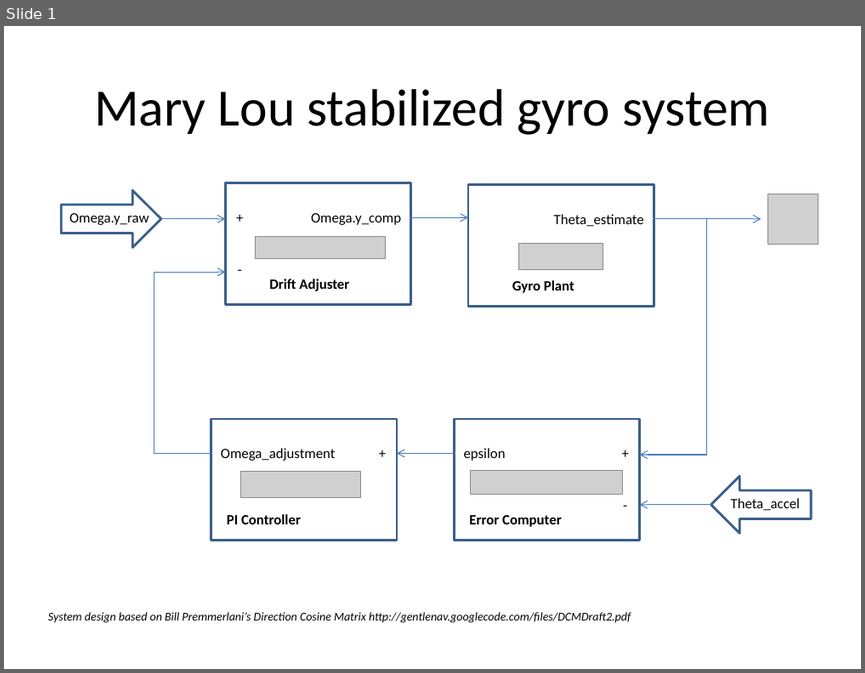
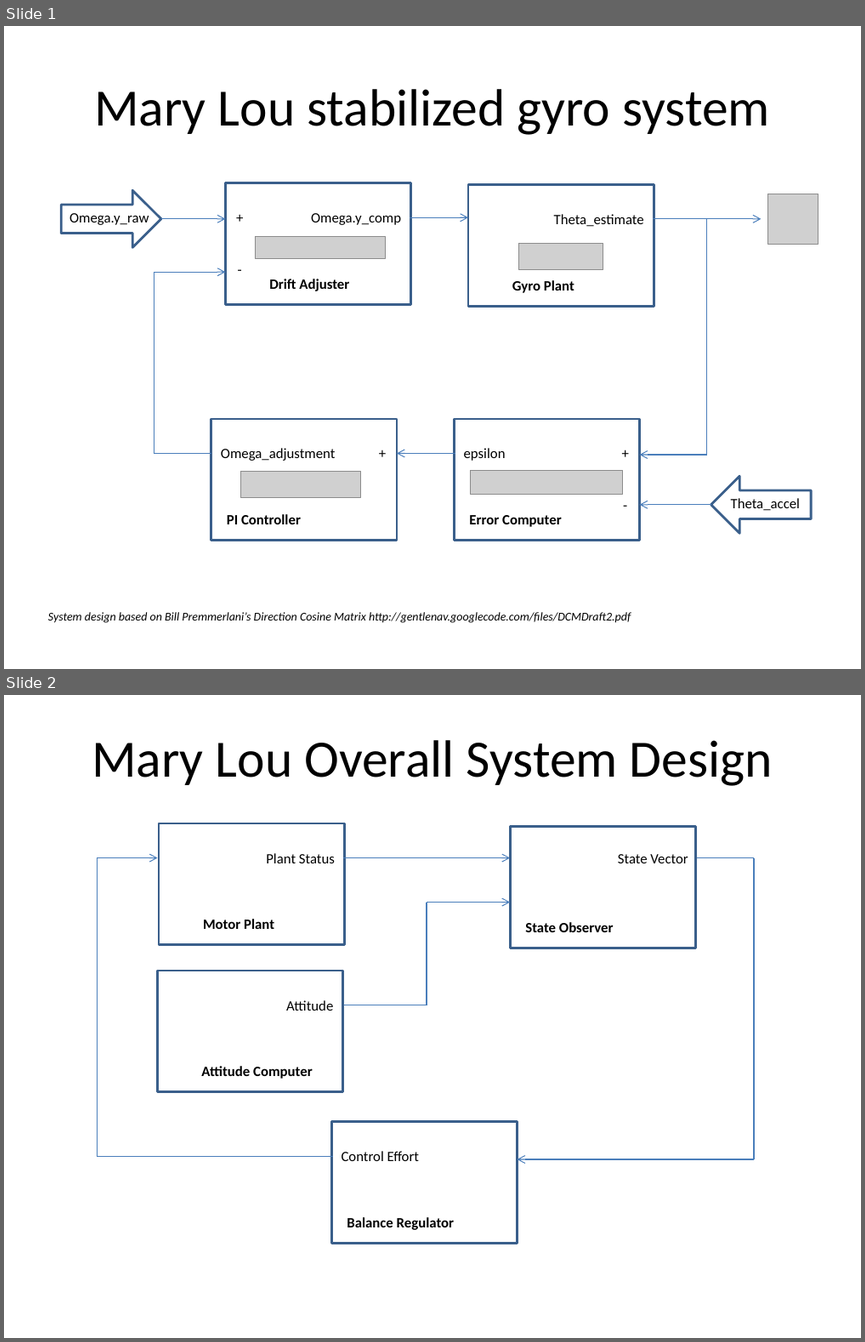
Before and after one commit to zacsketches/MaryLou, a slide deck: Datasheets/Gyro_system.pptx. Shown one above the other, each under a label of ours: slide 1 before the commit, slides 1 and 2 after it. The pictures are 865x673 and 865x1342 pixels, drawn with LibreOffice and Linux fonts; fonts in the diff are those of the drawing; grey boxes stand for pictures. Boxes give left, top, right and bottom in pixels: in the first picture for what was removed or moved away, otherwise in the second. Text is boxed around its words. In the diff, an @@ line names an element or a change of style, - is before the commit and + after.

Commit message:
updated System design

```diff
--- a/Datasheets/Gyro_system.pptx
+++ b/Datasheets/Gyro_system.pptx
@@ slide 2 added at (x1=4, y1=695, x2=861, y2=1338), background #FFFFFF @@
@@ title added at (x1=92, y1=740, x2=772, y2=786), 44 pt, text #000000 @@
+Mary Lou Overall System Design
@@ rectangle added at (x1=159, y1=823, x2=345, y2=945), outline #3A5F8C 2 pt @@
@@ rectangle added at (x1=510, y1=826, x2=695, y2=947), outline #3A5F8C 2 pt @@
@@ line added from (97, 1156) to (97, 858), #4B7EBC 0.75 pt @@
@@ arrow added from (97, 858) to (157, 858), #4B7EBC 0.75 pt @@
@@ text added at (x1=266, y1=853, x2=335, y2=863), 12 pt, text #000000 @@
+Plant Status
@@ arrow added from (343, 858) to (510, 858), #4B7EBC 0.75 pt @@
@@ text added at (x1=618, y1=854, x2=687, y2=863), 12 pt, text #000000 @@
+State Vector
@@ line added from (696, 858) to (754, 858), #4B7EBC 0.75 pt @@
@@ line added from (754, 858) to (754, 1159), #4B7EBC 0.75 pt @@
@@ text added at (x1=203, y1=919, x2=274, y2=929), 12 pt, text #000000, bold @@
+Motor Plant
@@ line added from (426, 1005) to (426, 902), #4B7EBC 0.75 pt @@
@@ arrow added from (426, 902) to (510, 902), #4B7EBC 0.75 pt @@
@@ text added at (x1=525, y1=922, x2=613, y2=932), 12 pt, text #000000, bold @@
+State Observer
@@ rectangle added at (x1=157, y1=971, x2=343, y2=1093), outline #3A5F8C 2 pt @@
@@ text added at (x1=286, y1=1000, x2=333, y2=1010), 12 pt, text #000000 @@
+Attitude
@@ line added from (344, 1005) to (426, 1005), #4B7EBC 0.75 pt @@
@@ text added at (x1=201, y1=1066, x2=313, y2=1078), 12 pt, text #000000, bold @@
+Attitude Computer
@@ rectangle added at (x1=331, y1=1122, x2=517, y2=1243), outline #3A5F8C 2 pt @@
@@ text added at (x1=341, y1=1151, x2=419, y2=1161), 12 pt, text #000000 @@
+Control Effort
@@ line added from (333, 1156) to (97, 1156), #4B7EBC 0.75 pt @@
@@ arrow added from (754, 1159) to (517, 1159), #4B7EBC 0.75 pt @@
@@ text added at (x1=347, y1=1217, x2=454, y2=1230), 12 pt, text #000000, bold @@
+Balance Regulator
```
Also in this commit, not shown: 1 other file.
